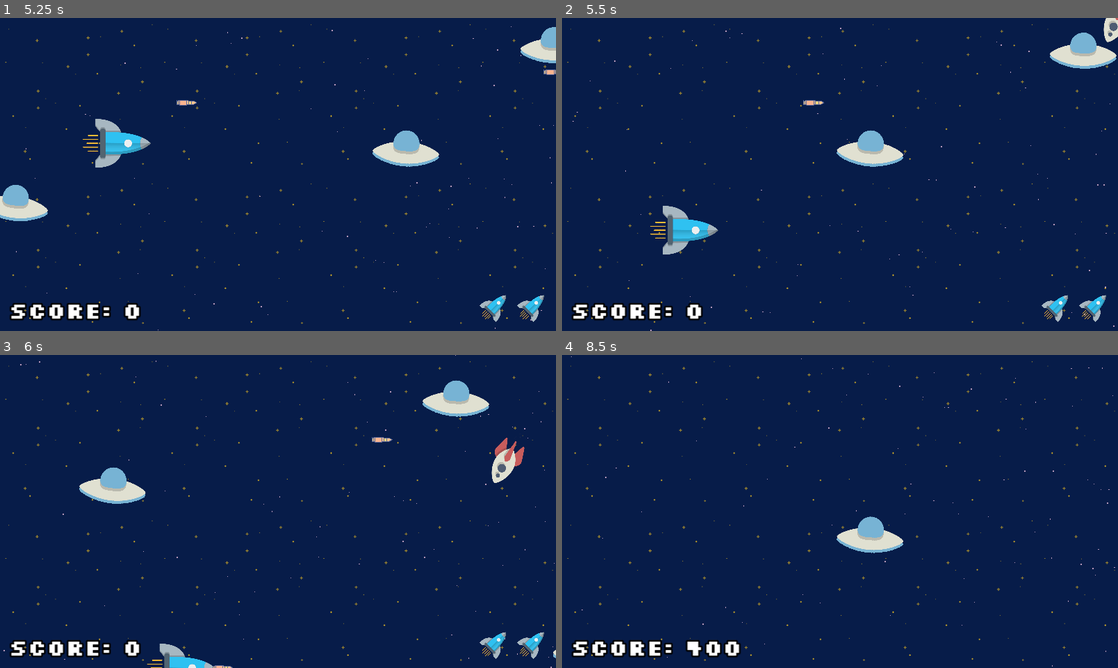
Above: before the commit, frames 1-4 (two rows, left to right).
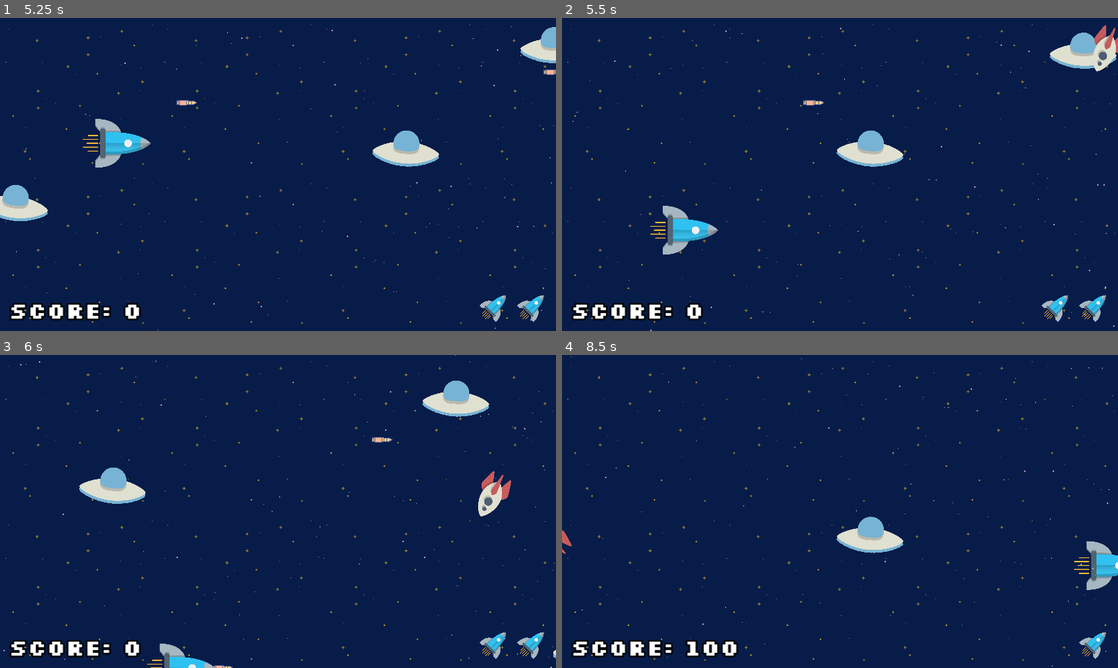
Above: after the commit, the same moments.

Repository: pangeon/V-Galaga
Game: Godot game, scene res://scenes/game.tscn
Same seed, same stepped clock (60 frames per second), same inputs: the game is played once before the commit and once after it.
Inputs:
- Up to frame 1 (5.25 s): hold Right (right) 0.53-1.28 s; tap Ctrl (action) every 0.75 s from 0.6 to 5.1 s; hold Down (down) 1.28-2.03 s; hold Right (right) 2.03-2.78 s; hold Up (up) 2.78-3.53 s; hold Left (left) 3.53-5.03 s; hold Down (down) from 5.03 s (still down)
- Up to frame 2 (5.5 s): keep holding Down (down)
- Up to frame 3 (6 s): release Down (down) at 5.78 s; hold Right (right) from 5.78 s (still down); tap Ctrl (action) at 5.85 s
- Up to frame 4 (8.5 s): release Right (right) at 6.53 s; hold Up (up) 6.53-7.28 s; tap Ctrl (action) at 6.6, 7.35, 8.1 s; hold Right (right) 7.28-8.03 s; hold Down (down) from 8.03 s (still down)

Frame 1 is identical in both runs. In frame 2, 0.4% of the frame differs, in the area x 95-100%, y 0-18%; in frame 3, 0.9%; in frame 4, 1.3%, in the area x 0-100%, y 56-98%.

Commit message:
Version 1.3.1 - update rocket enemy track

Diff:
--- a/scenes/rocket_enemy_path.tscn
+++ b/scenes/rocket_enemy_path.tscn
@@ -5,12 +5,12 @@
 
 [sub_resource type="Curve2D" id="Curve2D_66fxq"]
 _data = {
-"points": PackedVector2Array(0, 0, 0, 0, 1440, -327, 126.479, -169.897, -126.479, 169.897, 1156, 280, 290.713, -230.305, -290.713, 230.305, 627, 189, 354.897, 320.917, -354.897, -320.917, -84, 157)
+"points": PackedVector2Array(0, 0, 0, 0, 1440, -327, 126.479, -169.897, -126.479, 169.897, 1156, 280, 290.713, -230.305, -290.713, 230.305, 627, 189, 197.922, 301.89, -197.922, -301.89, -34, 162, -185.516, -49.9467, 185.516, 49.9467, 254, -230, -299.68, 230.706, 299.68, -230.706, 584, 17, 130.813, -159.354, -130.813, 159.354, 1039, 17, 197.408, -225.949, -197.408, 225.949, 547, 464, 71.3524, 252.112, -71.3524, -252.112, -202, 138)
 }
-point_count = 4
+point_count = 9
 
 [node name="RocketEnemyPath" type="Path2D"]
-position = Vector2(-66, 85)
+position = Vector2(-86, 142)
 curve = SubResource("Curve2D_66fxq")
 script = ExtResource("1_mwc1a")
 
--- a/scripts/rocket_enemy_path.gd
+++ b/scripts/rocket_enemy_path.gd
@@ -7,6 +7,6 @@
 	enemy_rocket_path.set_progress_ratio(0)
 
 func _process(delta):
-	enemy_rocket_path.progress_ratio += 0.25 * delta
+	enemy_rocket_path.progress_ratio += 0.1 * delta
 	if enemy_rocket_path.progress_ratio > 0.94:
 		queue_free()
Not shown, changed: README.md
